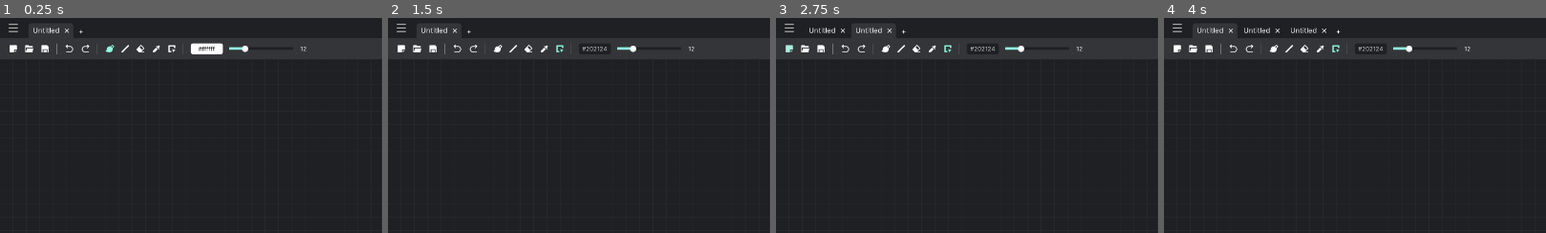
Above: before the commit, frames 1-4 (left to right).
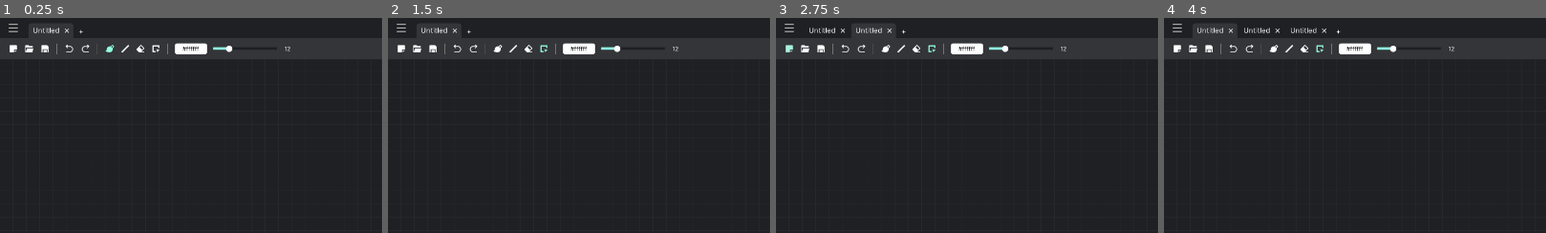
Above: after the commit, the same moments.

Repository: Epsilon0xCell/Lorien
Game: Godot game, scene res://Main.tscn
The game is run twice, just before and just after one commit, with the same random seed, the same clock (stepped at 60 frames per second) and the same inputs.
Inputs (mouse positions are % of the whole screen's width and height, from its top left; square brackets give the same spot before the commit, where the layout moved):
- Up to frame 1 (0.25 s): no input
- Up to frame 2 (1.5 s): click (20, 7) at 0.52 s; click (20, 7) [22, 7] at 1.25 s
- Up to frame 3 (2.75 s): click (2, 7) at 2 s
- Up to frame 4 (4 s): click (2, 7) at 2.75 s; click "Untitled" at 3.5 s
The pictures show only the part of the screen within x 0-50%, y 0-50%; the shares and areas given below are measured in that part.

The runs differ from the first frame. In frame 1, 0.8% of the frame differs, in the area x 39-81%, y 11-17%; in frame 2, 0.8%; in frame 3, 0.8%; in frame 4, 0.8%.

Commit message:
Removed the color picker tool

Diff:
--- a/lorien/InfiniteCanvas/Cursor/ColorPickerCursor/ColorPickerCursor.gd
+++ /dev/null
@@ -1,6 +0,0 @@
-class_name ColorPickerCursor
-extends BaseCursor
-
-# -------------------------------------------------------------------------------------------------
-func _on_zoom_changed(zoom_value: float) -> void:
-	scale = Vector2.ONE * zoom_value
--- a/lorien/InfiniteCanvas/Cursor/ColorPickerCursor/ColorPickerCursor.tscn
+++ /dev/null
@@ -1,13 +0,0 @@
-[gd_scene load_steps=5 format=2]
-
-[ext_resource path="res://InfiniteCanvas/Cursor/cursor.shader" type="Shader" id=1]
-[ext_resource path="res://InfiniteCanvas/Cursor/ColorPickerCursor/ColorPickerCursor.gd" type="Script" id=2]
-[ext_resource path="res://Assets/Icons/color_picker_tool.png" type="Texture" id=3]
-
-[sub_resource type="ShaderMaterial" id=1]
-shader = ExtResource( 1 )
-
-[node name="ColorPickerCursor" type="Sprite"]
-material = SubResource( 1 )
-texture = ExtResource( 3 )
-script = ExtResource( 2 )
--- a/lorien/InfiniteCanvas/InfiniteCanvas.gd
+++ b/lorien/InfiniteCanvas/InfiniteCanvas.gd
@@ -10,7 +10,6 @@
 onready var _brush_tool: BrushTool = $BrushTool
 onready var _line_tool: LineTool = $LineTool
 onready var _selection_tool: SelectionTool = $SelectionTool
-onready var _colorpicker_tool: ColorPickerTool = $ColorPickerTool
 onready var _active_tool: CanvasTool = _brush_tool
 onready var _strokes_parent: Node2D = $Viewport/Strokes
 onready var _camera: Camera2D = $Viewport/Camera2D
@@ -41,7 +40,6 @@
 
 	get_tree().get_root().connect("size_changed", self, "_on_window_resized")
 	_camera.connect("zoom_changed", $Viewport/SelectionCursor, "_on_zoom_changed")
-	_camera.connect("zoom_changed", $Viewport/ColorPickerCursor, "_on_zoom_changed")
 	_camera.connect("zoom_changed", self, "_on_zoom_changed")
 	_camera.connect("position_changed", self, "_on_camera_moved")
 	_viewport.size = OS.window_size
@@ -53,8 +51,6 @@
 
 # -------------------------------------------------------------------------------------------------
 func _process(delta: float) -> void:
-	#print(get_strokes_in_camera_frustrum().size())
-
 	# Deselect selected strokes with shortcut key
 	if Input.is_action_just_pressed("deselect_all_strokes"):
 		if _active_tool == _selection_tool:
@@ -85,9 +81,6 @@
 		Types.Tool.SELECT:
 			_active_tool = _selection_tool
 			_use_optimizer = false
-		Types.Tool.COLOR_PICKER:
-			_active_tool = _colorpicker_tool
-			_use_optimizer = false
 
 	_active_tool.enabled = true
 	_active_tool.get_cursor()._on_zoom_changed(_camera.zoom.x)
--- a/lorien/InfiniteCanvas/InfiniteCanvas.tscn
+++ b/lorien/InfiniteCanvas/InfiniteCanvas.tscn
@@ -10,9 +10,7 @@
 [ext_resource path="res://InfiniteCanvas/Cursor/SelectionCursor/SelectionCursor.tscn" type="PackedScene" id=8]
 [ext_resource path="res://InfiniteCanvas/Tools/SelectionRectangle.gd" type="Script" id=9]
 [ext_resource path="res://InfiniteCanvas/Tools/selection_rectangle.shader" type="Shader" id=10]
-[ext_resource path="res://InfiniteCanvas/Cursor/ColorPickerCursor/ColorPickerCursor.tscn" type="PackedScene" id=11]
 [ext_resource path="res://InfiniteCanvas/InfiniteCanvasGrid.gd" type="Script" id=12]
-[ext_resource path="res://InfiniteCanvas/Tools/ColorPickerTool.gd" type="Script" id=13]
 [ext_resource path="res://InfiniteCanvas/zoom_curve.tres" type="Curve" id=14]
 [ext_resource path="res://InfiniteCanvas/grid.shader" type="Shader" id=15]
 
@@ -47,10 +45,6 @@
 cursor_path = NodePath("../Viewport/SelectionCursor")
 selection_rectangle_path = NodePath("../SelectionRectangle")
 
-[node name="ColorPickerTool" type="Node" parent="."]
-script = ExtResource( 13 )
-cursor_path = NodePath("../Viewport/ColorPickerCursor")
-
 [node name="SelectionRectangle" type="Node2D" parent="."]
 material = SubResource( 1 )
 script = ExtResource( 9 )
@@ -78,5 +72,3 @@
 [node name="BrushCursor" parent="Viewport" instance=ExtResource( 4 )]
 
 [node name="SelectionCursor" parent="Viewport" instance=ExtResource( 8 )]
-
-[node name="ColorPickerCursor" parent="Viewport" instance=ExtResource( 11 )]
--- a/lorien/InfiniteCanvas/Tools/ColorPickerTool.gd
+++ /dev/null
@@ -1,38 +0,0 @@
-class_name ColorPickerTool
-extends CanvasTool
-
-var _toolbar: Toolbar
-var _viewport: Viewport
-
-# -------------------------------------------------------------------------------------------------
-func _ready():
-	_toolbar = get_tree().root.find_node("Toolbar", true, false)
-	_viewport = get_node("../Viewport")
-
-# -------------------------------------------------------------------------------------------------
-func _input(event: InputEvent) -> void:
-	if event is InputEventMouseMotion:
-		_cursor.global_position = xform_vector2(event.global_position)
-
-	elif event is InputEventMouseButton:
-		if event.button_index == BUTTON_LEFT && event.pressed:
-			var color = _pick_color()
-			_toolbar.set_brush_color(color)
-
-# -------------------------------------------------------------------------------------------------
-func _pick_color() -> Color:
-	var img: Image = _canvas.take_screenshot()
-
-	var uv_coords := _viewport.get_mouse_position() / _viewport.size
-	uv_coords += Vector2(-0.006, 0.006)
-	uv_coords.y = 1.0 - uv_coords.y
-	print(uv_coords)
-
-	var coords := img.get_size() * uv_coords
-	coords = Vector2(min(coords.x, img.get_width()-1), min(coords.y, img.get_height()-1))
-
-	img.lock()
-	var color := img.get_pixel(coords.x, coords.y)
-	img.unlock()
-
-	return color
--- a/lorien/Main.gd
+++ b/lorien/Main.gd
@@ -146,8 +146,6 @@
 				_toolbar.enable_tool(Types.Tool.LINE)
 			elif Input.is_action_just_pressed("shortcut_eraser_tool"):
 				_toolbar.enable_tool(Types.Tool.ERASER)
-			elif Input.is_action_just_pressed("shortcut_colorpicker"):
-				_toolbar.enable_tool(Types.Tool.COLOR_PICKER)
 			elif Input.is_action_just_pressed("shortcut_select_tool"):
 				_toolbar.enable_tool(Types.Tool.SELECT)
 			elif Input.is_action_just_pressed("toggle_distraction_free_mode"):
--- a/lorien/Misc/Types.gd
+++ b/lorien/Misc/Types.gd
@@ -6,7 +6,6 @@
 	BRUSH,
 	LINE,
 	ERASER,
-	COLOR_PICKER,
 	SELECT,
 }
 
--- a/lorien/UI/Themes/theme_dark.tres
+++ b/lorien/UI/Themes/theme_dark.tres
@@ -5,7 +5,6 @@
 [ext_resource path="res://Assets/Icons/close.png" type="Texture" id=3]
 [ext_resource path="res://Assets/Icons/arrow_right.png" type="Texture" id=4]
 [ext_resource path="res://Assets/Icons/slider_knob_white.png" type="Texture" id=5]
-[ext_resource path="res://Assets/Icons/color_picker_tool.png" type="Texture" id=6]
 
 [sub_resource type="StyleBoxFlat" id=1]
 content_margin_left = 6.0
@@ -40,32 +39,35 @@
 corner_radius_bottom_right = 1
 corner_radius_bottom_left = 1
 
-[sub_resource type="StyleBoxFlat" id=4]
-corner_radius_top_left = 1
-corner_radius_top_right = 1
-corner_radius_bottom_right = 1
-corner_radius_bottom_left = 1
-
-[sub_resource type="StyleBoxLine" id=5]
+[sub_resource type="StreamTexture" id=4]
+flags = 4
+
+[sub_resource type="StyleBoxFlat" id=5]
+corner_radius_top_left = 1
+corner_radius_top_right = 1
+corner_radius_bottom_right = 1
+corner_radius_bottom_left = 1
+
+[sub_resource type="StyleBoxLine" id=6]
 color = Color( 0.2821, 0.28768, 0.31, 1 )
 
-[sub_resource type="StyleBoxFlat" id=6]
+[sub_resource type="StyleBoxFlat" id=7]
 bg_color = Color( 0.572549, 1, 0.894118, 1 )
 
-[sub_resource type="StyleBoxLine" id=7]
+[sub_resource type="StyleBoxLine" id=8]
 color = Color( 0.12549, 0.129412, 0.141176, 1 )
 grow_begin = 0.0
 grow_end = 0.0
 thickness = 5
 
-[sub_resource type="StyleBoxFlat" id=8]
-bg_color = Color( 0.12549, 0.129412, 0.141176, 1 )
-
-[sub_resource type="StyleBoxEmpty" id=9]
+[sub_resource type="StyleBoxFlat" id=9]
+bg_color = Color( 0.12549, 0.129412, 0.141176, 1 )
+
+[sub_resource type="StyleBoxEmpty" id=10]
 content_margin_left = 2.0
 content_margin_right = 2.0
 
-[sub_resource type="StyleBoxFlat" id=10]
+[sub_resource type="StyleBoxFlat" id=11]
 content_margin_left = 4.0
 content_margin_right = 4.0
 bg_color = Color( 0.156863, 0.160784, 0.176471, 1 )
@@ -154,17 +156,17 @@
 shadow_color = Color( 0, 0, 0, 0.317647 )
 shadow_size = 4
 
-[sub_resource type="StyleBoxFlat" id=21]
-bg_color = Color( 0.12549, 0.129412, 0.141176, 1 )
-
 [sub_resource type="StyleBoxFlat" id=22]
+bg_color = Color( 0.12549, 0.129412, 0.141176, 1 )
+
+[sub_resource type="StyleBoxFlat" id=23]
 content_margin_left = 4.0
 content_margin_right = 4.0
 content_margin_top = 4.0
 content_margin_bottom = 4.0
 bg_color = Color( 1, 1, 1, 0.2 )
 
-[sub_resource type="StyleBoxFlat" id=23]
+[sub_resource type="StyleBoxFlat" id=24]
 content_margin_left = 8.0
 content_margin_right = 8.0
 content_margin_top = 8.0
@@ -206,7 +208,7 @@
 ColorPicker/icons/color_sample = null
 ColorPicker/icons/overbright_indicator = null
 ColorPicker/icons/preset_bg = null
-ColorPicker/icons/screen_picker = ExtResource( 6 )
+ColorPicker/icons/screen_picker = SubResource( 4 )
 ColorPickerButton/colors/font_color = Color( 1, 1, 1, 1 )
 ColorPickerButton/colors/font_color_disabled = Color( 0.9, 0.9, 0.9, 0.3 )
 ColorPickerButton/colors/font_color_hover = Color( 1, 1, 1, 1 )
--- a/lorien/UI/Toolbar.gd
+++ b/lorien/UI/Toolbar.gd
@@ -37,7 +37,6 @@
 onready var _tool_btn_brush: TextureButton = $Left/BrushToolButton
 onready var _tool_btn_line: TextureButton = $Left/LineToolButton
 onready var _tool_btn_eraser: TextureButton = $Left/EraserToolButton
-onready var _tool_btn_colorpicker: TextureButton = $Left/ColorPickerToolButton
 onready var _tool_btn_selection: TextureButton = $Left/SelectionToolButton
 
 var _last_active_tool_button: TextureButton
@@ -64,7 +63,6 @@
 		Types.Tool.BRUSH: btn = _tool_btn_brush
 		Types.Tool.LINE: btn = _tool_btn_line
 		Types.Tool.ERASER: btn = _tool_btn_eraser
-		Types.Tool.COLOR_PICKER: btn = _tool_btn_colorpicker
 		Types.Tool.SELECT: btn = _tool_btn_selection
 
 	btn.toggle()
@@ -133,11 +131,6 @@
 	emit_signal("tool_changed", Types.Tool.ERASER)
 
 # -------------------------------------------------------------------------------------------------
-func _on_ColorPickerToolButton_pressed():
-	_change_active_tool_button(_tool_btn_colorpicker)
-	emit_signal("tool_changed", Types.Tool.COLOR_PICKER)
-
-# -------------------------------------------------------------------------------------------------
 func _on_SelectToolButton_pressed():
 	_change_active_tool_button(_tool_btn_selection)
 	emit_signal("tool_changed", Types.Tool.SELECT)
--- a/lorien/UI/Toolbar.tscn
+++ b/lorien/UI/Toolbar.tscn
@@ -9,7 +9,6 @@
 [ext_resource path="res://Assets/Icons/undo.png" type="Texture" id=7]
 [ext_resource path="res://Assets/Icons/brush_tool.png" type="Texture" id=8]
 [ext_resource path="res://Assets/Icons/eraser_tool.png" type="Texture" id=9]
-[ext_resource path="res://Assets/Icons/color_picker_tool.png" type="Texture" id=10]
 [ext_resource path="res://Assets/Icons/line_tool.png" type="Texture" id=11]
 [ext_resource path="res://Assets/Icons/canvas_color_tool.png" type="Texture" id=12]
 [ext_resource path="res://UI/Components/FlatTextureButton.gd" type="Script" id=13]
@@ -202,24 +201,10 @@
 hover_tint = Color( 0.662745, 0.945098, 0.87451, 1 )
 pressed_tint = Color( 0.572549, 1, 0.894118, 1 )
 
-[node name="ColorPickerToolButton" type="TextureButton" parent="Left"]
+[node name="SelectionToolButton" type="TextureButton" parent="Left"]
 margin_left = 286.0
-margin_top = 11.0
-margin_right = 304.0
-margin_bottom = 29.0
-hint_tooltip = "TOOLBAR_TOOLTIP_PICKER_TOOL"
-size_flags_horizontal = 4
-size_flags_vertical = 4
-toggle_mode = true
-texture_normal = ExtResource( 10 )
-script = ExtResource( 13 )
-hover_tint = Color( 0.662745, 0.945098, 0.87451, 1 )
-pressed_tint = Color( 0.572549, 1, 0.894118, 1 )
-
-[node name="SelectionToolButton" type="TextureButton" parent="Left"]
-margin_left = 316.0
 margin_top = 12.0
-margin_right = 332.0
+margin_right = 302.0
 margin_bottom = 28.0
 hint_tooltip = "TOOLBAR_TOOLTIP_SELECT_TOOL"
 size_flags_horizontal = 4
@@ -231,8 +216,8 @@
 pressed_tint = Color( 0.572549, 1, 0.894118, 1 )
 
 [node name="VSeparator4" type="VSeparator" parent="Left"]
-margin_left = 344.0
-margin_right = 348.0
+margin_left = 314.0
+margin_right = 318.0
 margin_bottom = 40.0
 custom_styles/separator = SubResource( 3 )
 __meta__ = {
@@ -240,9 +225,9 @@
 }
 
 [node name="ColorButton" type="Button" parent="Left"]
-margin_left = 360.0
+margin_left = 330.0
 margin_top = 10.0
-margin_right = 420.0
+margin_right = 390.0
 margin_bottom = 30.0
 rect_min_size = Vector2( 60, 20 )
 hint_tooltip = "TOOLBAR_TOOLTIP_BRUSH_COLOR"
@@ -264,9 +249,9 @@
 }
 
 [node name="BrushSizeSlider" type="HSlider" parent="Left"]
-margin_left = 432.0
+margin_left = 402.0
 margin_top = 10.0
-margin_right = 552.0
+margin_right = 522.0
 margin_bottom = 30.0
 rect_min_size = Vector2( 120, 20 )
 hint_tooltip = "TOOLBAR_TOOLTIP_BRUSH_SIZE"
@@ -277,9 +262,9 @@
 value = 5.0
 
 [node name="BrushSizeLabel" type="Label" parent="Left"]
-margin_left = 564.0
+margin_left = 534.0
 margin_top = 13.0
-margin_right = 580.0
+margin_right = 550.0
 margin_bottom = 27.0
 custom_fonts/font = ExtResource( 14 )
 text = "12"
@@ -340,7 +325,6 @@
 [connection signal="pressed" from="Left/BrushToolButton" to="." method="_on_BrushToolButton_pressed"]
 [connection signal="pressed" from="Left/LineToolButton" to="." method="_on_LineToolButton_pressed"]
 [connection signal="pressed" from="Left/EraserToolButton" to="." method="_on_EraserToolButton_pressed"]
-[connection signal="pressed" from="Left/ColorPickerToolButton" to="." method="_on_ColorPickerToolButton_pressed"]
 [connection signal="pressed" from="Left/SelectionToolButton" to="." method="_on_SelectToolButton_pressed"]
 [connection signal="pressed" from="Left/ColorButton" to="." method="_on_ColorButton_pressed"]
 [connection signal="value_changed" from="Left/BrushSizeSlider" to="." method="_on_BrushSizeSlider_value_changed"]
--- a/lorien/project.godot
+++ b/lorien/project.godot
@@ -43,16 +43,6 @@
 "class": "ColorPalettePicker",
 "language": "GDScript",
 "path": "res://UI/ColorPalettePicker.gd"
-}, {
-"base": "BaseCursor",
-"class": "ColorPickerCursor",
-"language": "GDScript",
-"path": "res://InfiniteCanvas/Cursor/ColorPickerCursor/ColorPickerCursor.gd"
-}, {
-"base": "CanvasTool",
-"class": "ColorPickerTool",
-"language": "GDScript",
-"path": "res://InfiniteCanvas/Tools/ColorPickerTool.gd"
 }, {
 "base": "Reference",
 "class": "Config",
@@ -167,8 +157,6 @@
 "BrushTool": "",
 "CanvasTool": "res://Assets/Icons/tools.png",
 "ColorPalettePicker": "",
-"ColorPickerCursor": "",
-"ColorPickerTool": "",
 "Config": "",
 "EditPaletteDialog": "",
 "I18nParser": "",
@@ -282,11 +270,6 @@
 "deadzone": 0.5,
 "events": [  ]
 }
-f1={
-"deadzone": 0.5,
-"events": [ Object(InputEventKey,"resource_local_to_scene":false,"resource_name":"","device":0,"alt":false,"shift":false,"control":false,"meta":false,"command":false,"pressed":false,"scancode":16777244,"unicode":0,"echo":false,"script":null)
- ]
-}
 shortcut_save_project={
 "deadzone": 0.5,
 "events": [ Object(InputEventKey,"resource_local_to_scene":false,"resource_name":"","device":0,"alt":false,"shift":false,"control":true,"meta":false,"command":true,"pressed":false,"scancode":83,"unicode":0,"echo":false,"script":null)
@@ -325,11 +308,6 @@
 shortcut_eraser_tool={
 "deadzone": 0.5,
 "events": [ Object(InputEventKey,"resource_local_to_scene":false,"resource_name":"","device":0,"alt":false,"shift":false,"control":false,"meta":false,"command":false,"pressed":false,"scancode":69,"unicode":0,"echo":false,"script":null)
- ]
-}
-shortcut_colorpicker={
-"deadzone": 0.5,
-"events": [ Object(InputEventKey,"resource_local_to_scene":false,"resource_name":"","device":0,"alt":false,"shift":false,"control":false,"meta":false,"command":false,"pressed":false,"scancode":67,"unicode":0,"echo":false,"script":null)
  ]
 }
 shortcut_select_tool={
Not shown, changed: lorien/Assets/I18n/de.txt
Not shown, changed: lorien/Assets/I18n/en.txt
Not shown, changed: lorien/Assets/I18n/es.txt
Not shown, changed: lorien/Assets/I18n/fr.txt
Not shown, changed: lorien/Assets/I18n/it.txt
Not shown, changed: lorien/Assets/I18n/ko.txt
Not shown, changed: lorien/Assets/I18n/ru.txt
Binary file removed: lorien/Assets/Icons/color_picker_tool.png
Not shown, removed: lorien/Assets/Icons/color_picker_tool.png.import
Not shown: 1 places in lorien/InfiniteCanvas/InfiniteCanvas.tscn that only renumber resources
Not shown: 12 places in lorien/UI/Themes/theme_dark.tres that only renumber resources
Not shown: 1 places in lorien/UI/Toolbar.tscn that only renumber resources
(and 2 more such lines)
